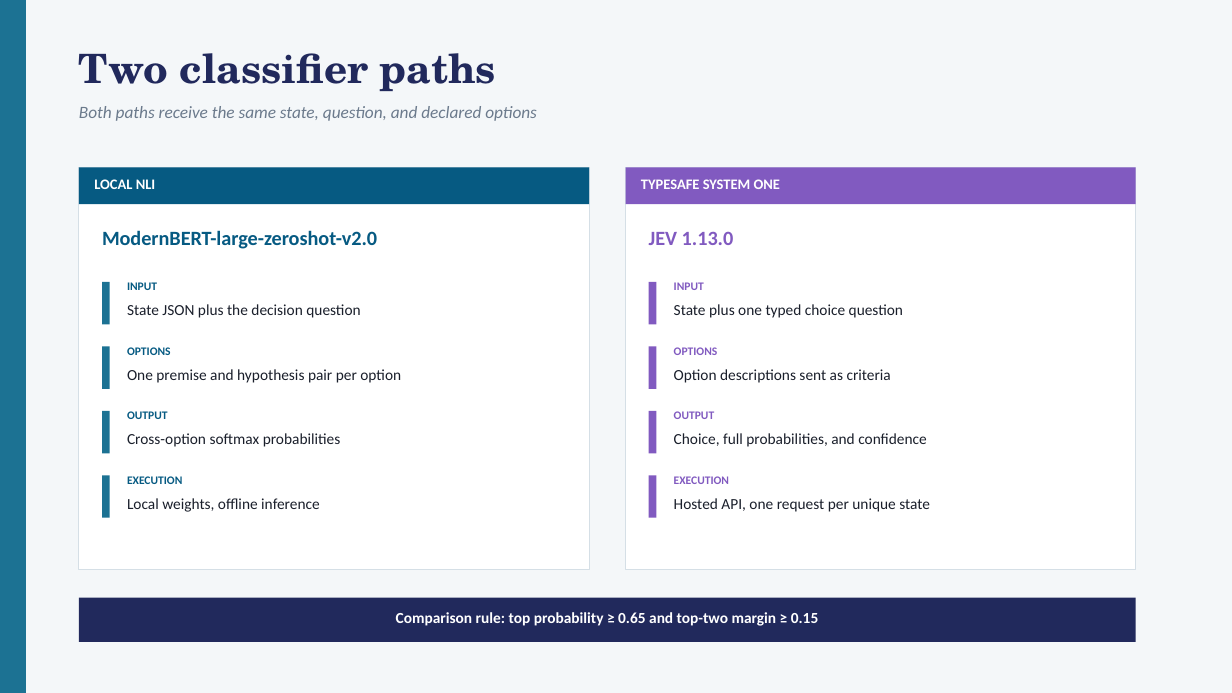
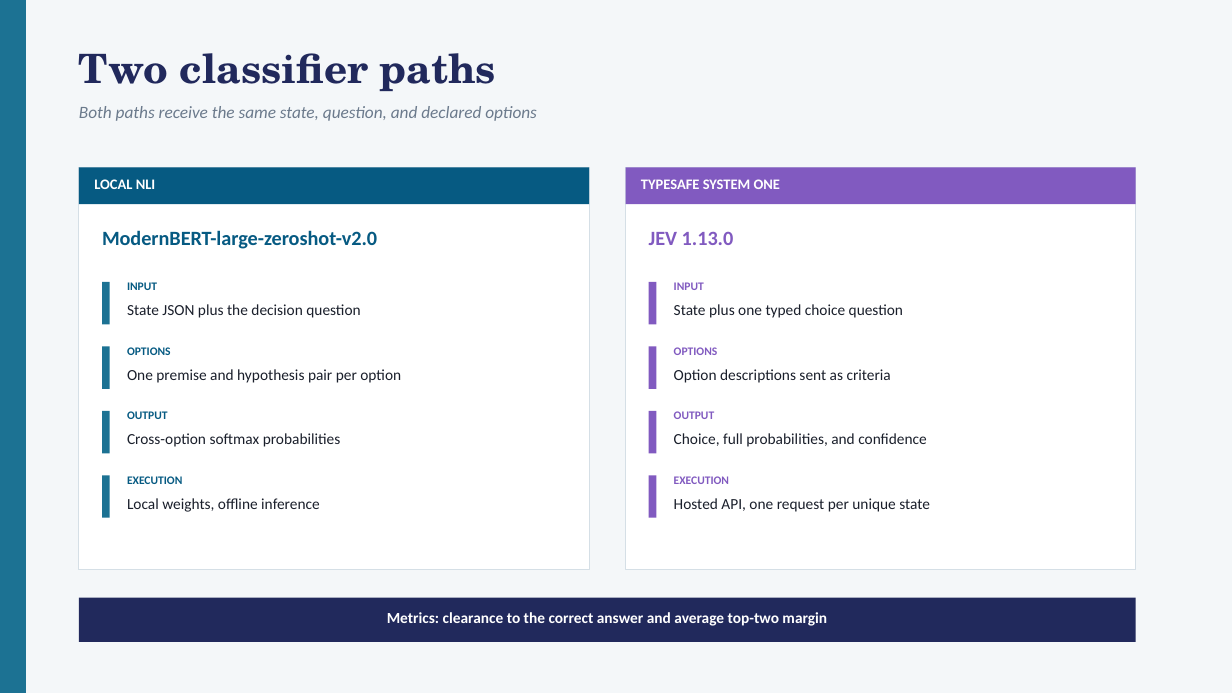
Before and after one commit to maustin10/OpenSystem1-classifier, a slide deck: slide 5 of results/Smoke-Test-Comparison-System1-vs-ModernBERT-clearance-distributions.pptx. Drawn at 1232x693 pixels with LibreOffice and Linux fonts; fonts in the diff are those of the drawing. Boxes give left, top, right and bottom in pixels: in the first picture for what was removed or moved away, otherwise in the second. Text is boxed around its words. In the diff, an @@ line names an element or a change of style, - is before the commit and + after.

Commit message:
Redefine clearance and document JEV claims

```diff
--- a/results/Smoke-Test-Comparison-System1-vs-ModernBERT-clearance-distributions.pptx
+++ b/results/Smoke-Test-Comparison-System1-vs-ModernBERT-clearance-distributions.pptx
@@ text at (387, 612, 827, 626): text changed @@
-Comparison rule: top probability ≥ 0.65 and top-two margin ≥ 0.15
+Metrics: clearance to the correct answer and average top-two margin
```
Also in this commit, not shown: 19 other slides changed, 4 other files.
